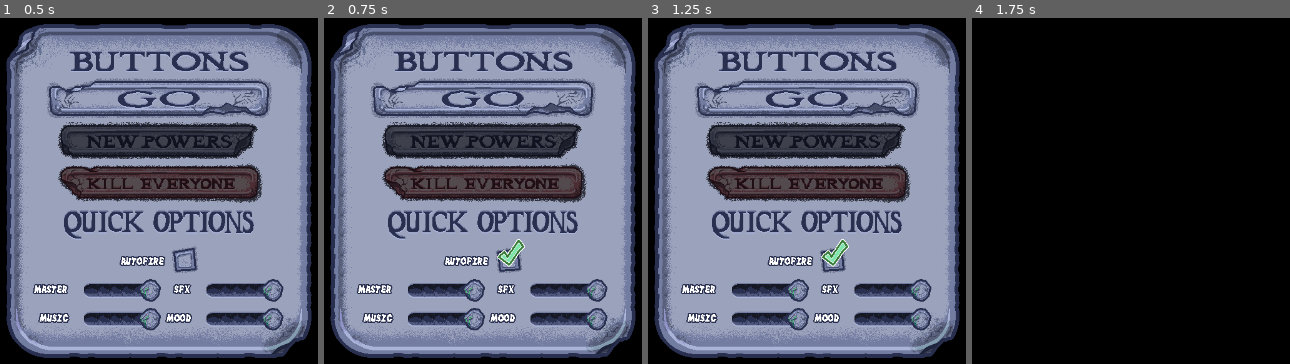
Above: before the commit, frames 1-4 (left to right).
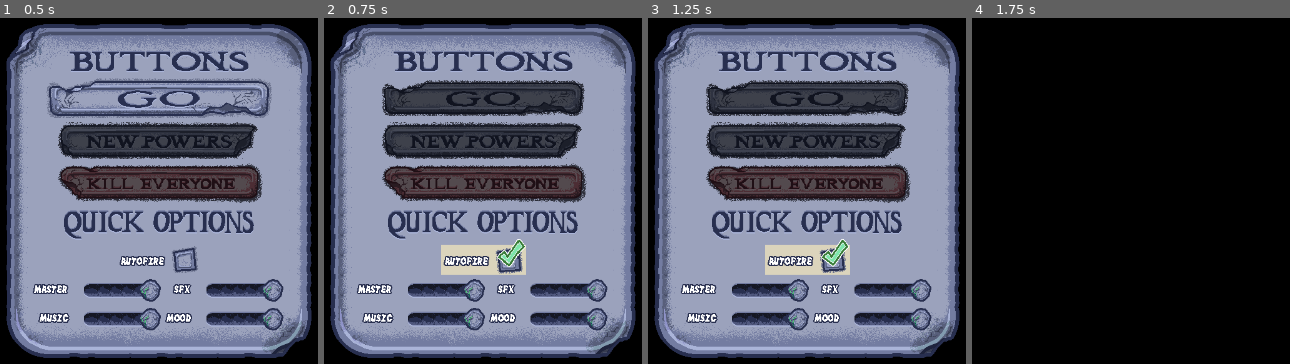
Above: after the commit, the same moments.

Repository: Team-Reimagination/tweaked-to-the-grave
Game: Godot game, scene res://assets/scenes/[SUB-SCENES]/pause_menu/pause_menu.tscn
Two runs of this game, one before a commit and one after it. Both use one fixed random seed, a clock stepped at 60 frames per second and the inputs below. This scene is started directly instead of the project's main scene.
Inputs (mouse positions are in pixels of both pictures, inside the frame that each line leads up to):
- Up to frame 1 (0.5 s): no input
- Up to frame 2 (0.75 s): click (511, 256) at 0.5 s
- Up to frame 3 (1.25 s): no input
- Up to frame 4 (1.75 s): click (1131, 97) at 1.25 s

Frame 1 is identical in both runs. In frame 2, 8.2% of the frame differs, in the area x 14-86%, y 17-75%; in frame 3, 8.1%; in frame 4, nothing differs.
Error before the commit: Invalid call. Nonexistent function 'applySetting' in base 'Nil'. (res://assets/scenes/[SUB-SCENES]/pause_menu/pause_menu.gd:40)
Error after the commit: Invalid call. Nonexistent function 'applySetting' in base 'Nil'. (res://assets/scenes/[SUB-SCENES]/pause_menu/pause_menu.gd:63)

Commit message:
finish pause menu

Diff:
--- a/assets/scenes/[SUB-SCENES]/pause_menu/pause_menu.gd
+++ b/assets/scenes/[SUB-SCENES]/pause_menu/pause_menu.gd
@@ -3,15 +3,22 @@
 var scaleFactor = Vector2(0.0,0.0)
 
 @onready var scaleLerp = $Base.scaleLerp
-@onready var optionSliders = [$Inside/QuickOptions/Master, $Inside/QuickOptions/Music, $Inside/QuickOptions/SFX, $Inside/QuickOptions/Ambience]
+@onready var optionSliders = [$Inside/QuickOptions/Master, $Inside/QuickOptions/SFX, $Inside/QuickOptions/Music, $Inside/QuickOptions/Ambience]
 @onready var optionCheckbox = $Inside/QuickOptions/Autofire
 @onready var buttons = [$Inside/Buttons/Resume, $Inside/Buttons/Restart, $Inside/Buttons/Quit]
+
+@onready var boxer = $Inside/QuickColor
 
 var buttonScales = [0.0,0.0,0.0]
 var selectedButton = 0;
 var selectedRow = 0;
 
+var boxPositions = Vector2(0.0,0.0)
+var boxSizes = Vector2(0.0,0.0)
+var boxAlpha = 0.0
+
 var canInput = true
+var isSliding = false
 
 func scalemyfuck():
 	scaleFactor = $Base/Background.size / $ScaleRef.size
@@ -22,6 +29,9 @@
 
 	updateButtonSelection()
 	instantScale()
+
+	boxerMove()
+	instantBoxMove()
 
 	for butt in buttons:
 		butt.mouse_entered.connect(mouse_button.bind(butt))
@@ -34,6 +44,19 @@
 		buttons[i].scale.x = buttonScales[i]
 		buttons[i].scale.y = buttons[i].scale.x
 
+func boxerMove():
+	var whatToUse = $Inside/QuickOptions/Autofire/Rectangle
+	if selectedButton == 4: whatToUse = $Inside/QuickOptions/Master/Rectangle if selectedRow == 0 else $Inside/QuickOptions/SFX/Rectangle
+	elif selectedButton == 5: whatToUse = $Inside/QuickOptions/Music/Rectangle if selectedRow == 0 else $Inside/QuickOptions/Ambience/Rectangle
+
+	boxSizes = whatToUse.size
+	boxPositions = whatToUse.global_position
+
+func instantBoxMove():
+		boxer.size = boxSizes
+		boxer.position = boxPositions
+		boxer.self_modulate.a = boxAlpha
+
 func setting_change(value, obj):
 	SaveSystem.settings.set_value(obj.optionCategory, obj.optionValue, value)
 	SaveSystem.applySetting(obj.optionValue, value)
@@ -42,10 +65,27 @@
 func prepareOptions():
 	for ob in optionSliders:
 		ob.value = SaveSystem.settings.get_value(ob.optionCategory, ob.optionValue)
-		ob.value_changed.connect(setting_change.bind(ob))
+		ob.value_changed.connect(tickSound.bind(ob))
+		ob.mouse_entered.connect(mouse_button.bind(ob))
 
 	optionCheckbox.set_pressed(SaveSystem.settings.get_value(optionCheckbox.optionCategory, optionCheckbox.optionValue))
-	optionCheckbox.toggled.connect(setting_change.bind(optionCheckbox))
+	optionCheckbox.toggled.connect(checkboxMovement.bind(optionCheckbox))
+	optionCheckbox.mouse_entered.connect(mouse_button.bind(optionCheckbox))
+
+var checkTween
+func checkboxMovement(value, obj):
+	MenuSounds.playMenuSound('small_select')
+	obj.scale = Vector2(0.8,0.8);
+
+	setting_change(value, obj)
+
+	if checkTween: checkTween.kill()
+	checkTween = get_tree().create_tween().set_pause_mode(Tween.TWEEN_PAUSE_PROCESS)
+	checkTween.tween_property(obj, "scale", Vector2(1.0,1.0), 0.25).set_ease(Tween.EASE_OUT).set_trans(Tween.TRANS_BACK)
+
+func tickSound(value, obj):
+	MenuSounds.playMenuSound('slider_tick', true)
+	setting_change(value, obj)
 
 func greyButtons():
 	for i in range(buttons.size()):
@@ -53,22 +93,76 @@
 		buttonScales[i] = 0.9;
 
 func updateScale():
-	buttonScales[selectedButton] = 1.0
+	if selectedButton < 3: buttonScales[selectedButton] = 1.0
 
 func updateButtonSelection():
 	greyButtons()
-	buttons[selectedButton].self_modulate = Color(1.0,1.0,1.0)
-	buttonScales[selectedButton] = 1.0
-
-func _process(_delta: float) -> void:
+	if selectedButton < 3:
+		buttons[selectedButton].self_modulate = Color(1.0,1.0,1.0)
+		buttonScales[selectedButton] = 1.0
+		boxAlpha = 0.0
+	else:
+		boxAlpha = 1.0
+		boxerMove()
+
+var holdTimer = 0.0;
+
+func _process(delta: float) -> void:
 	scalemyfuck()
+
+	boxer.self_modulate.a = lerp(boxer.self_modulate.a, boxAlpha, 0.3)
+	boxer.position.x = lerp(boxer.position.x, boxPositions.x, 0.3)
+	boxer.position.y = lerp(boxer.position.y, boxPositions.y, 0.3)
+	boxer.size.x = lerp(boxer.size.x, boxSizes.x, 0.3)
+	boxer.size.y = lerp(boxer.size.y, boxSizes.y, 0.3)
 
 	for i in range(buttons.size()):
 		buttons[i].scale.x = lerp(buttons[i].scale.x, buttonScales[i], 0.3)
 		buttons[i].scale.y = buttons[i].scale.x
 
+	if isSliding:
+		if Input.is_action_pressed("Left_UI") or Input.is_action_pressed("Right_UI"):
+			holdTimer += delta
+		else:
+			holdTimer = 0.0
+
+		if (Input.is_action_pressed("Left_UI") and holdTimer > 0.6) or Input.is_action_just_pressed("Left_UI"):
+			optionSliders[(0 if selectedButton == 4 else 2) + selectedRow].value -= 0.01 * (10 if Input.is_action_pressed("Extra_UI") else 1)
+		elif (Input.is_action_pressed("Right_UI") and holdTimer > 0.6) or Input.is_action_just_pressed("Right_UI"):
+			optionSliders[(0 if selectedButton == 4 else 2) + selectedRow].value += 0.01 * (10 if Input.is_action_pressed("Extra_UI") else 1)
+
+		if Input.is_action_just_pressed("Back_UI") or Input.is_action_just_pressed("Accept_UI"):
+			isSliding = false
+			canInput = true
+			SaveSystem.save()
+
+			optionCheckbox.disabled = false
+			for a in optionSliders:
+				a.editable = true
+
+			MenuSounds.playMenuSound('small_select')
+			return
+
 	if canInput:
 		if Input.is_action_just_pressed("Back_UI"): leave(true)
+
+		if Input.is_action_just_pressed("Up_UI"):
+			selectedButton = (selectedButton - 1) % 6
+			if selectedButton < 0: selectedButton = 5
+			updateButtonSelection()
+			MenuSounds.playMenuSound('switch')
+		elif Input.is_action_just_pressed("Down_UI"):
+			selectedButton = (selectedButton + 1) % 6
+			updateButtonSelection()
+			MenuSounds.playMenuSound('switch')
+
+		if selectedButton in [4,5] and (Input.is_action_just_pressed("Left_UI") or Input.is_action_just_pressed("Right_UI")):
+			selectedRow = (selectedRow + 1) % 2
+			updateButtonSelection()
+			MenuSounds.playMenuSound('switch')
+
+		if Input.is_action_just_pressed("Accept_UI"):
+			process_button()
 
 	if not canInput and $Base/Background.scale <= Vector2(0.05, 0.05):
 		PlayGlobals.removeSubstate(self);
@@ -78,19 +172,39 @@
 		if selectedButton != button.get_meta("ID", 0): MenuSounds.playMenuSound('switch')
 
 		selectedButton = button.get_meta("ID", 0)
+
+		if selectedButton == 4: selectedButton = 4; selectedRow = 0
+		if selectedButton == 5: selectedButton = 4; selectedRow = 1
+		if selectedButton == 6: selectedButton = 5; selectedRow = 0
+		if selectedButton == 7: selectedButton = 5; selectedRow = 1
 		updateButtonSelection()
 		updateScale()
 
 func process_button():
 	if canInput:
-		leave(selectedButton != 2)
-
-		if selectedButton == 1:
-			PlayGlobals.youarenolongermyfriendsoundnowgoaway()
-			TransFuncs.switchScenes(get_meta("parent"), "reset", false, false)
-		elif selectedButton == 2:
-			MenuSounds.playMenuSound('select')
-			TransFuncs.switchScenes(get_meta("parent"), "res://assets/scenes/main_menu/main_menu.tscn", true, true, true)
+		if selectedButton < 3:
+			leave(selectedButton != 2)
+			SaveSystem.save()
+
+			if selectedButton == 1:
+				PlayGlobals.youarenolongermyfriendsoundnowgoaway()
+				TransFuncs.switchScenes(get_meta("parent"), "reset", false, false)
+			elif selectedButton == 2:
+				MenuSounds.playMenuSound('select')
+				TransFuncs.switchScenes(get_meta("parent"), "res://assets/scenes/main_menu/main_menu.tscn", true, true, true)
+		elif selectedButton == 3:
+			optionCheckbox.button_pressed = false if optionCheckbox.button_pressed else true
+			checkboxMovement(optionCheckbox.button_pressed, optionCheckbox)
+		else:
+			MenuSounds.playMenuSound('small_select')
+
+			optionCheckbox.disabled = true
+			for a in optionSliders:
+				a.editable = false
+			optionSliders[(0 if selectedButton == 4 else 2) + selectedRow].editable = true
+
+			canInput = false
+			isSliding = true
 
 func leave(doLeave):
 	canInput = false;
--- a/assets/scenes/[SUB-SCENES]/pause_menu/pause_menu.tscn
+++ b/assets/scenes/[SUB-SCENES]/pause_menu/pause_menu.tscn
@@ -29,6 +29,9 @@
 axis_stretch_horizontal = 1
 axis_stretch_vertical = 1
 
+[sub_resource type="CanvasItemMaterial" id="CanvasItemMaterial_ksnrs"]
+blend_mode = 1
+
 [sub_resource type="StyleBoxTexture" id="StyleBoxTexture_xrgvl"]
 content_margin_left = 14.0
 content_margin_right = 14.0
@@ -95,6 +98,14 @@
 position = Vector2(0, -207)
 texture = ExtResource("5_qtn8h")
 
+[node name="QuickColor" type="ColorRect" parent="Inside"]
+material = SubResource("CanvasItemMaterial_ksnrs")
+offset_left = -83.0
+offset_top = 84.0
+offset_right = 77.0
+offset_bottom = 138.0
+color = Color(0.97, 0.759833, 0, 0.258824)
+
 [node name="QuickOptions" type="Control" parent="Inside"]
 layout_mode = 3
 anchors_preset = 0
@@ -109,6 +120,7 @@
 offset_top = -39.0
 offset_right = 177.0
 offset_bottom = -3.0
+mouse_default_cursor_shape = 2
 theme_override_constants/center_grabber = 1
 theme_override_icons/grabber = ExtResource("6_qtn8h")
 theme_override_icons/grabber_highlight = ExtResource("6_qtn8h")
@@ -120,6 +132,16 @@
 script = ExtResource("8_4fpqp")
 optionCategory = "volume"
 optionValue = "master"
+metadata/ID = 4
+
+[node name="Rectangle" type="ReferenceRect" parent="Inside/QuickOptions/Master"]
+visible = false
+layout_mode = 0
+offset_left = -86.0
+offset_top = -3.0
+offset_right = 125.0
+offset_bottom = 41.0
+mouse_filter = 1
 
 [node name="MasterLabel" type="Label" parent="Inside/QuickOptions"]
 layout_mode = 0
@@ -138,6 +160,7 @@
 offset_top = 7.0
 offset_right = 177.0
 offset_bottom = 43.0
+mouse_default_cursor_shape = 2
 theme_override_constants/center_grabber = 1
 theme_override_icons/grabber = ExtResource("6_qtn8h")
 theme_override_icons/grabber_highlight = ExtResource("6_qtn8h")
@@ -149,6 +172,15 @@
 script = ExtResource("8_4fpqp")
 optionCategory = "volume"
 optionValue = "music"
+metadata/ID = 6
+
+[node name="Rectangle" type="ReferenceRect" parent="Inside/QuickOptions/Music"]
+visible = false
+offset_left = -79.0
+offset_top = -3.0
+offset_right = 125.0
+offset_bottom = 41.0
+mouse_filter = 1
 
 [node name="MusicLabel" type="Label" parent="Inside/QuickOptions"]
 layout_mode = 0
@@ -167,6 +199,7 @@
 offset_top = -39.0
 offset_right = 373.0
 offset_bottom = -3.0
+mouse_default_cursor_shape = 2
 theme_override_constants/center_grabber = 1
 theme_override_icons/grabber = ExtResource("6_qtn8h")
 theme_override_icons/grabber_highlight = ExtResource("6_qtn8h")
@@ -178,6 +211,15 @@
 script = ExtResource("8_4fpqp")
 optionCategory = "volume"
 optionValue = "sfx"
+metadata/ID = 5
+
+[node name="Rectangle" type="ReferenceRect" parent="Inside/QuickOptions/SFX"]
+visible = false
+offset_left = -61.0
+offset_top = -3.0
+offset_right = 129.0
+offset_bottom = 41.0
+mouse_filter = 1
 
 [node name="SFXLabel" type="Label" parent="Inside/QuickOptions"]
 layout_mode = 0
@@ -196,6 +238,7 @@
 offset_top = 7.0
 offset_right = 373.0
 offset_bottom = 43.0
+mouse_default_cursor_shape = 2
 theme_override_constants/center_grabber = 1
 theme_override_icons/grabber = ExtResource("6_qtn8h")
 theme_override_icons/grabber_highlight = ExtResource("6_qtn8h")
@@ -207,6 +250,15 @@
 script = ExtResource("8_4fpqp")
 optionCategory = "volume"
 optionValue = "ambience"
+metadata/ID = 7
+
+[node name="Rectangle" type="ReferenceRect" parent="Inside/QuickOptions/Ambience"]
+visible = false
+offset_left = -70.0
+offset_top = -3.0
+offset_right = 129.0
+offset_bottom = 41.0
+mouse_filter = 1
 
 [node name="AmbienceLabel" type="Label" parent="Inside/QuickOptions"]
 layout_mode = 0
@@ -226,6 +278,7 @@
 offset_top = -103.0
 offset_right = 259.0
 offset_bottom = -49.0
+pivot_offset = Vector2(23.5, 33.63)
 mouse_default_cursor_shape = 2
 toggle_mode = true
 texture_normal = ExtResource("10_bxueh")
@@ -249,6 +302,15 @@
 "source": "D:/GODOT/projectFiles - TTTG/2d/checkbox.aseprite"
 }
 metadata/_aseprite_wizard_source_file_hash_ = "2dec9fc98fae370b0d12ee481cadc85f"
+metadata/ID = 3
+
+[node name="Rectangle" type="ReferenceRect" parent="Inside/QuickOptions/Autofire"]
+visible = false
+offset_left = -87.0
+offset_top = 9.0
+offset_right = 49.0
+offset_bottom = 57.0
+mouse_filter = 1
 
 [node name="AutofireLabel" type="Label" parent="Inside/QuickOptions"]
 layout_mode = 0
--- a/assets/scripts/menuSounds.gd
+++ b/assets/scripts/menuSounds.gd
@@ -3,7 +3,8 @@
 @onready var switch = AudioStreamPlayer.new()
 @onready var select = AudioStreamPlayer.new()
 @onready var small_select = AudioStreamPlayer.new()
-var list = ["switch", "select", "small_select"]
+@onready var slider_tick = AudioStreamPlayer.new()
+var list = ["switch", "select", "small_select", "slider_tick"]
 
 func _ready() -> void:
 	for a in list:
@@ -11,12 +12,13 @@
 		add_child(b)
 		b.add_to_group('Sound')
 		b.stream = load("res://assets/sounds/ui/"+a+".ogg")
-		b.max_polyphony = 10;
+		b.max_polyphony = 1;
 		b.bus = 'SFX';
 
-func playMenuSound(type):
+func playMenuSound(type, onlyIfNotPlaying = false):
 	var ty = get(type)
-	if ty != null: ty.play()
+	if ty != null:
+		if (not onlyIfNotPlaying or (onlyIfNotPlaying and not ty.playing)): ty.play()
 	else: print("..."+type+" does not exist.")
 
 func stopMenuSound(type):
--- a/assets/scripts/saveSystem.gd
+++ b/assets/scripts/saveSystem.gd
@@ -17,7 +17,7 @@
 
 	settings.set_value("gameplay", "autofire", false)
 
-	settings.save(SETTING_FILE_PATH)
+	save()
 
 func applyImmediateSettings() -> void:
 	for sec in settings.get_sections():
@@ -39,6 +39,9 @@
 	elif type == 'ambience':
 		AudioServer.set_bus_volume_db(AudioServer.get_bus_index("Ambience"), linear_to_db(valuemysanityplease))
 
+func save():
+	settings.save(SETTING_FILE_PATH)
+
 func resetSave() -> void:
 	makeSave()
 	applyImmediateSettings()
@@ -46,7 +49,7 @@
 func _ready() -> void:
 	var _error := settings.load(SETTING_FILE_PATH)
 
-	#if error != OK:
+	#if _error != OK:
 	makeSave()
 
 	applyImmediateSettings()
--- a/project.godot
+++ b/project.godot
@@ -89,6 +89,7 @@
 Back_UI={
 "deadzone": 0.2,
 "events": [Object(InputEventKey,"resource_local_to_scene":false,"resource_name":"","device":-1,"window_id":0,"alt_press …(195 unchanged characters)…
+, Object(InputEventKey,"resource_local_to_scene":false,"resource_name":"","device":-1,"window_id":0,"alt_pressed":false,"shift_pressed":false,"ctrl_pressed":false,"meta_pressed":false,"pressed":false,"keycode":0,"physical_keycode":4194308,"key_label":0,"unicode":0,"location":0,"echo":false,"script":null)
 , Object(InputEventJoypadButton,"resource_local_to_scene":false,"resource_name":"","device":-1,"button_index":1,"pressure":0.0,"pressed":false,"script":null)
 ]
 }
@@ -134,6 +135,13 @@
 , Object(InputEventJoypadButton,"resource_local_to_scene":false,"resource_name":"","device":-1,"button_index":0,"pressure":0.0,"pressed":false,"script":null)
 ]
 }
+Extra_UI={
+"deadzone": 0.2,
+"events": [Object(InputEventKey,"resource_local_to_scene":false,"resource_name":"","device":-1,"window_id":0,"alt_pressed":false,"shift_pressed":false,"ctrl_pressed":false,"meta_pressed":false,"pressed":false,"keycode":0,"physical_keycode":4194325,"key_label":0,"unicode":0,"location":1,"echo":false,"script":null)
+, Object(InputEventKey,"resource_local_to_scene":false,"resource_name":"","device":-1,"window_id":0,"alt_pressed":false,"shift_pressed":false,"ctrl_pressed":false,"meta_pressed":false,"pressed":false,"keycode":0,"physical_keycode":4194325,"key_label":0,"unicode":0,"location":2,"echo":false,"script":null)
+, Object(InputEventJoypadButton,"resource_local_to_scene":false,"resource_name":"","device":-1,"button_index":2,"pressure":0.0,"pressed":false,"script":null)
+]
+}
 
 [layer_names]
 
Not shown, removed: TODO.txt
Not shown: 1 places in assets/scenes/[SUB-SCENES]/pause_menu/pause_menu.tscn that only renumber resources
Not shown, added: assets/sounds/ui/slider_tick.ogg.import
Not shown, added: assets/sounds/ui/slider_tick.ogg
